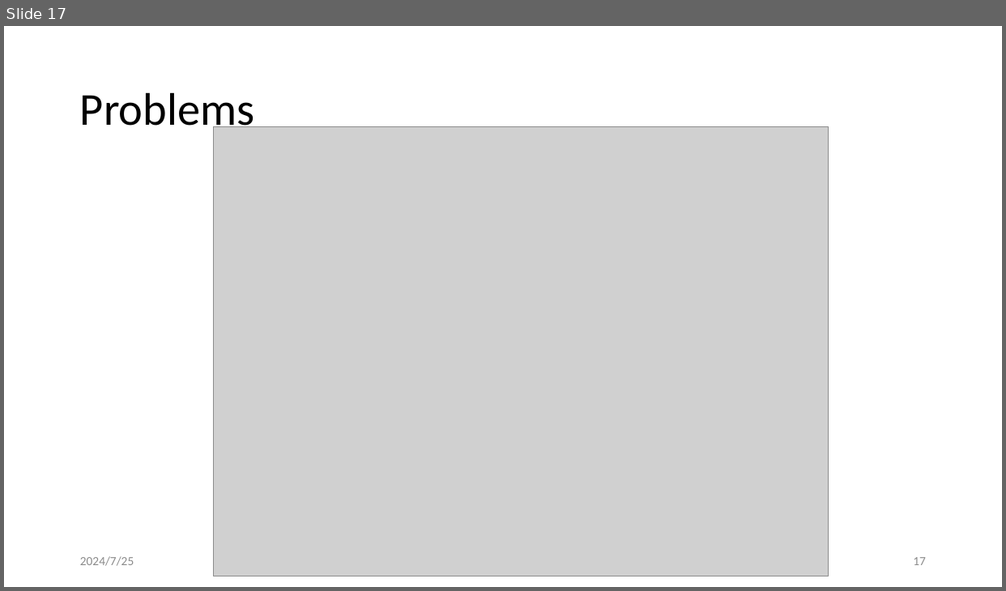
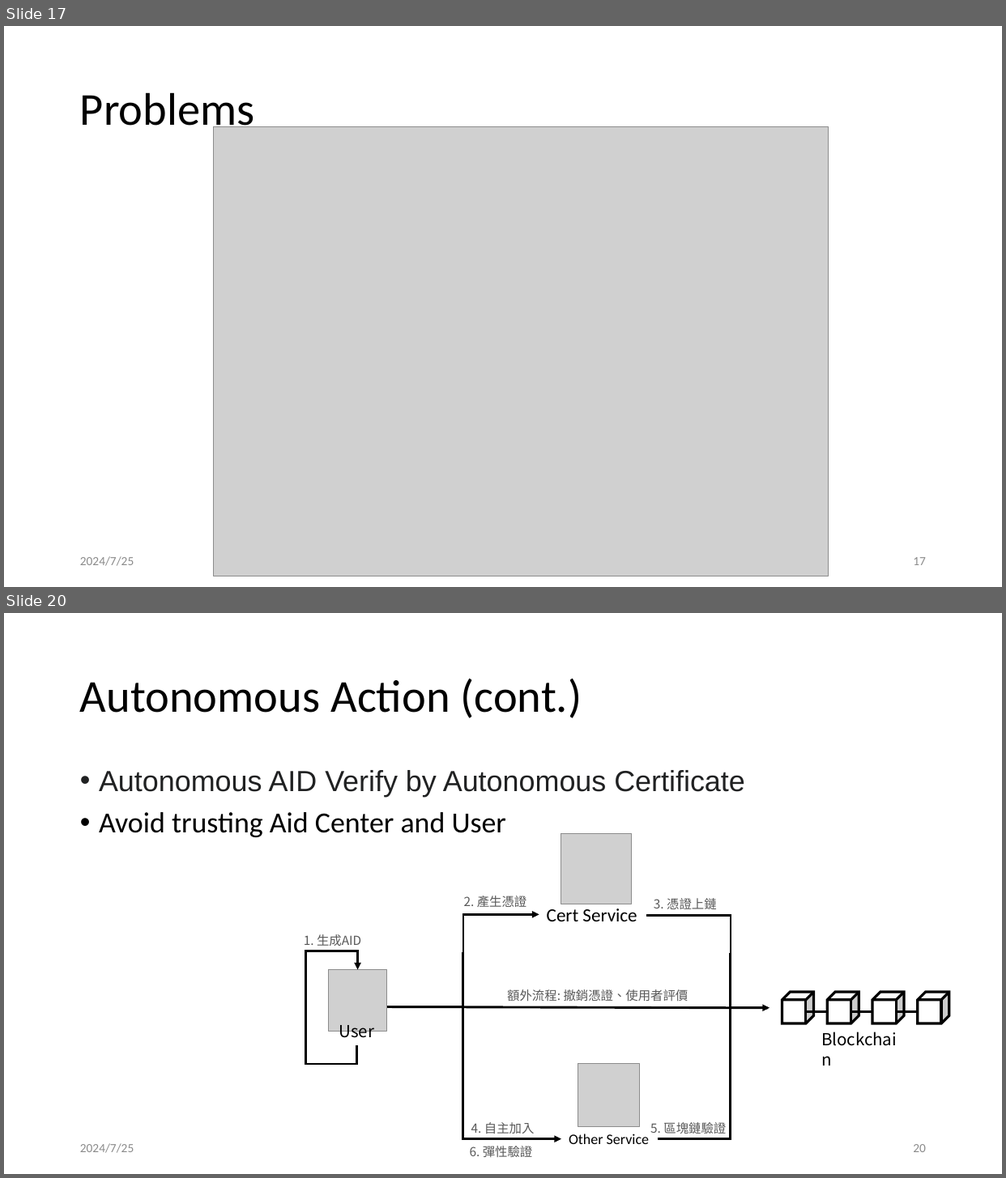
Before and after one commit to leon123858/aid-paper, a slide deck: docs/論文口試.pptx. Shown one above the other, each under a label of ours: slide 17 before the commit, slides 17 and 20 after it; the slides between them are not shown. The pictures are 1006x591 and 1006x1178 pixels, drawn with LibreOffice and Linux fonts; fonts in the diff are those of the drawing; grey boxes stand for pictures. Boxes give left, top, right and bottom in pixels: in the first picture for what was removed or moved away, otherwise in the second. Text is boxed around its words. In the diff, an @@ line names an element or a change of style, - is before the commit and + after.

```diff
--- a/docs/論文口試.pptx
+++ b/docs/論文口試.pptx
@@ slide 20 added at (x1=4, y1=613, x2=1002, y2=1174), background #FFFFFF @@
@@ title added at (x1=80, y1=679, x2=582, y2=718), 44 pt, text #000000 @@
+Autonomous Action (cont.)
@@ text added at (x1=99, y1=770, x2=745, y2=837), 28 pt, text #202122 @@
+• Autonomous AID Verify by Autonomous Certificate
+• Avoid trusting Aid Center and User
@@ text added at (x1=80, y1=1144, x2=134, y2=1153), 12 pt, text #8C8C8C @@
+2024/7/25
@@ group added at (x1=304, y1=834, x2=949, y2=1157): 11 texts, 4 cubes, 4 lines, 4 elbow arrows, 3 pictures, 1 elbow line @@
+User
+Blockchain
+Other Service
+Cert Service
+1. 生成AID
+2. 產生憑證
+3. 憑證上鏈
+4. 自主加入
+5. 區塊鏈驗證
+額外流程: 撤銷憑證、使用者評價
+6. 彈性驗證
@@ page number added at (x1=913, y1=1144, x2=926, y2=1152), 12 pt, text #8C8C8C @@
+20
```
Also in this commit, not shown: 18 slides changed, 10 other slides added, 2 other files.
